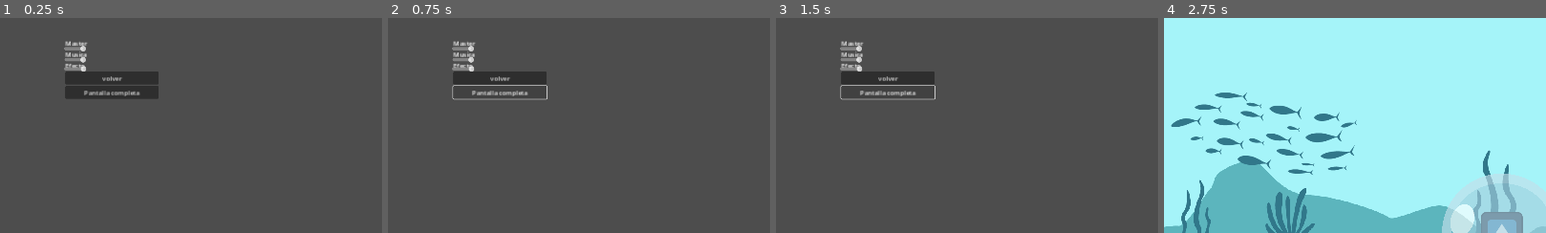
Above: before the commit, frames 1-4 (left to right).
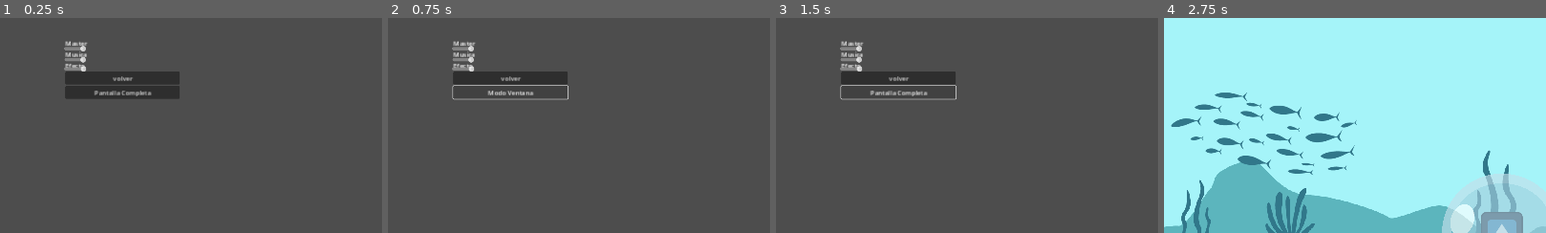
Above: after the commit, the same moments.

Repository: ReyCristian/Babelki
Game: Godot game, scene res://menu_opcion.tscn
Two runs of this game, one before a commit and one after it. Both use one fixed random seed, a clock stepped at 60 frames per second and the inputs below. This scene is started directly instead of the project's main scene. The engine's default icon, where the game draws it, is replaced by a stand-in: a white triangle on a blue panel in a dark square.
Inputs:
- Up to frame 1 (0.25 s): no input
- Up to frame 2 (0.75 s): click "Pantalla completa" (after the commit: "Pantalla Completa") at 0.5 s
- Up to frame 3 (1.5 s): click "Pantalla completa" (after the commit: "Modo Ventana") at 1.25 s
- Up to frame 4 (2.75 s): click "volver" at 2 s
The pictures show only the part of the screen within x 0-50%, y 0-50%; the shares and areas given below are measured in that part.

The runs differ from the first frame. In frame 1, 1.0% of the frame differs, in the area x 22-47%, y 24-38%; in frame 2, 0.7%; in frame 3, 0.7%; in frame 4, nothing differs.

Commit message:
Pantalla completa

Diff:
--- a/cofre.tscn
+++ b/cofre.tscn
@@ -7,6 +7,45 @@
 
 [sub_resource type="RectangleShape2D" id="RectangleShape2D_3soly"]
 size = Vector2(277.778, 188.889)
+
+[sub_resource type="Animation" id="Animation_twjvl"]
+length = 0.001
+tracks/0/type = "value"
+tracks/0/imported = false
+tracks/0/enabled = true
+tracks/0/path = NodePath("../CofreAbierto:visible")
+tracks/0/interp = 1
+tracks/0/loop_wrap = true
+tracks/0/keys = {
+"times": PackedFloat32Array(0),
+"transitions": PackedFloat32Array(1),
+"update": 1,
+"values": [true]
+}
+tracks/1/type = "value"
+tracks/1/imported = false
+tracks/1/enabled = true
+tracks/1/path = NodePath(".:visible")
+tracks/1/interp = 1
+tracks/1/loop_wrap = true
+tracks/1/keys = {
+"times": PackedFloat32Array(0),
+"transitions": PackedFloat32Array(1),
+"update": 1,
+"values": [true]
+}
+tracks/2/type = "value"
+tracks/2/imported = false
+tracks/2/enabled = true
+tracks/2/path = NodePath("../tapa:visible")
+tracks/2/interp = 1
+tracks/2/loop_wrap = true
+tracks/2/keys = {
+"times": PackedFloat32Array(0),
+"transitions": PackedFloat32Array(1),
+"update": 1,
+"values": [false]
+}
 
 [sub_resource type="Animation" id="Animation_us655"]
 resource_name = "abrir"
@@ -102,45 +141,6 @@
 "values": [false]
 }
 
-[sub_resource type="Animation" id="Animation_twjvl"]
-length = 0.001
-tracks/0/type = "value"
-tracks/0/imported = false
-tracks/0/enabled = true
-tracks/0/path = NodePath("../CofreAbierto:visible")
-tracks/0/interp = 1
-tracks/0/loop_wrap = true
-tracks/0/keys = {
-"times": PackedFloat32Array(0),
-"transitions": PackedFloat32Array(1),
-"update": 1,
-"values": [true]
-}
-tracks/1/type = "value"
-tracks/1/imported = false
-tracks/1/enabled = true
-tracks/1/path = NodePath(".:visible")
-tracks/1/interp = 1
-tracks/1/loop_wrap = true
-tracks/1/keys = {
-"times": PackedFloat32Array(0),
-"transitions": PackedFloat32Array(1),
-"update": 1,
-"values": [true]
-}
-tracks/2/type = "value"
-tracks/2/imported = false
-tracks/2/enabled = true
-tracks/2/path = NodePath("../tapa:visible")
-tracks/2/interp = 1
-tracks/2/loop_wrap = true
-tracks/2/keys = {
-"times": PackedFloat32Array(0),
-"transitions": PackedFloat32Array(1),
-"update": 1,
-"values": [false]
-}
-
 [sub_resource type="AnimationLibrary" id="AnimationLibrary_tmuxx"]
 _data = {
 "RESET": SubResource("Animation_twjvl"),
--- a/menu_opcion.tscn
+++ b/menu_opcion.tscn
@@ -10,8 +10,8 @@
 layout_mode = 0
 offset_left = 164.0
 offset_top = 51.0
-offset_right = 399.0
-offset_bottom = 223.0
+offset_right = 452.0
+offset_bottom = 263.0
 script = ExtResource("1_pqufy")
 
 [node name="LabelMaster" type="Label" parent="Menu_Opciones"]
--- a/menu_opciones.gd
+++ b/menu_opciones.gd
@@ -19,6 +19,11 @@
 	$LabelEfect/Efect.value=slider_efecto
 	#if get_tree().current_scene.name=="Menu_Opciones":
 	#	$menu.play() Esto reproduce la musica
+	if DisplayServer.window_get_mode() == DisplayServer.WINDOW_MODE_FULLSCREEN:
+		$fullscreen_button.text = "Modo Ventana"
+	else:
+		$fullscreen_button.text = "Pantalla Completa"
+
 
 
 func _on_master_value_changed(value: float) -> void:
@@ -39,12 +44,11 @@
 		get_tree().change_scene_to_file("res://main.tscn")#vuelve al main
 
 
-#func _on_fullscreen_button_pressed():
-	 # Alternar entre pantalla completa y modo ventana
-#	OS.window_fullscreen = not OS.window_fullscreen
-
-	# Cambiar el texto del botón según el estado
-#	if OS.window_fullscreen:
-#		$fullscreen_button.text = "Modo Ventana"
-#	else:
-#		$fullscreen_button.text = "Pantalla Completa"
+func _on_fullscreen_button_pressed():
+	# Verifica el estado actual de la ventana y alterna
+	if DisplayServer.window_get_mode() == DisplayServer.WINDOW_MODE_WINDOWED:
+		DisplayServer.window_set_mode(DisplayServer.WINDOW_MODE_FULLSCREEN)
+		$fullscreen_button.text = "Modo Ventana"
+	else:
+		DisplayServer.window_set_mode(DisplayServer.WINDOW_MODE_WINDOWED)
+		$fullscreen_button.text = "Pantalla Completa"
